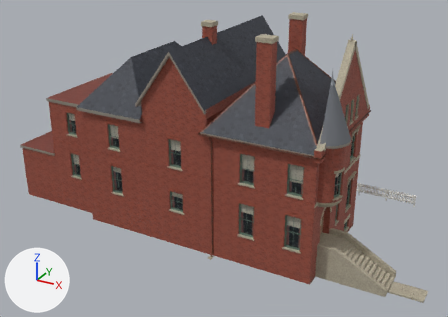
The glTF model chicago/4d/assets/gltf/high_house_2021_prairie__as_mapped_1904.glb as it was, and as the next commit left it.
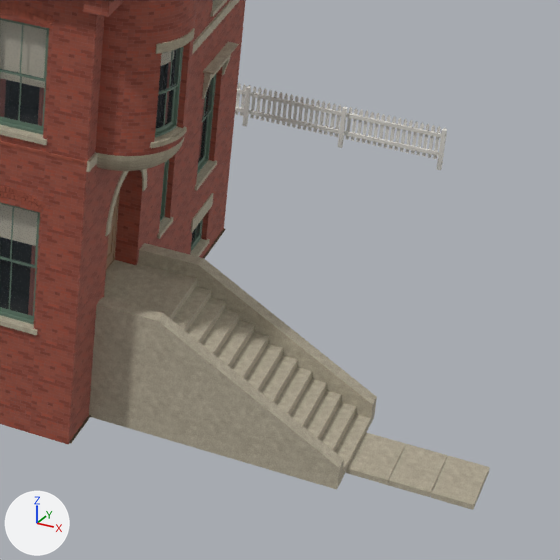
Each version is shown whole from a 50 mm lens placed at (19.5, -33.1, 24.3), pointed at (-1.8, 5.6, 5.0), then close up on the part from 65% to 100% of the width and 50% to 100% of the height. Arrows for +X, +Y and +Z are at lower left; the lights stay in place. The older version's two pictures come first. Vertices at exactly the same position are counted once.

The scene before the commit, as lines of its bpy script (objects in view):
```python
ob_high_house_2021_prairie__as_mapped_1904 = bpy.data.objects.new('high_house_2021_prairie__as_mapped_1904', me_high_house_2021_prairie__as_mapped_1904)
ob_high_house_2021_prairie__as_mapped_1904.location = (0.0, 0.0, 0.0)
```
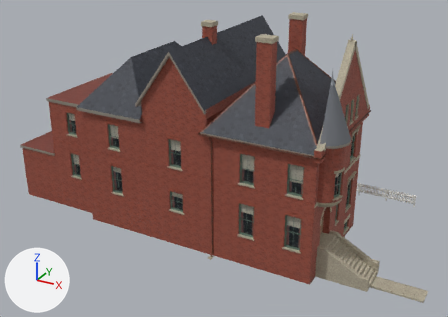
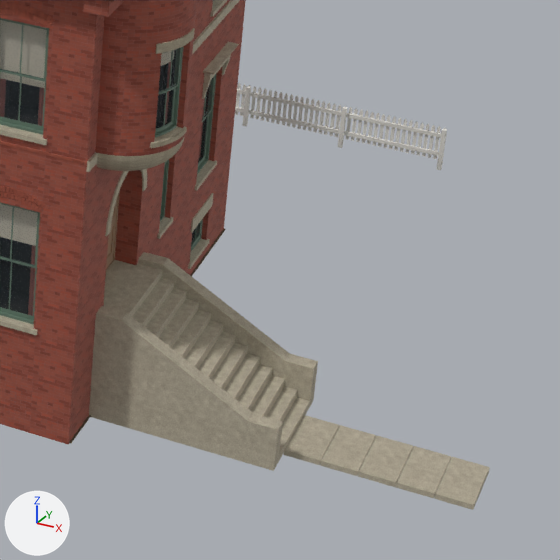
Location of each change, [x1, y1, x2, y2] in pixels of the close-ups (560 x 560 px; the box of a moved part takes in the faces that stretch with it):
```json
{"part": 1, "of": "me_high_house_2021_prairie__as_mapped_1904", "change": "added", "after": [284, 415, 340, 465]}
{"part": 2, "of": "me_high_house_2021_prairie__as_mapped_1904", "change": "moved or reshaped", "before": [89, 243, 447, 497], "after": [89, 252, 451, 498]}
```

Edits to the scene script, one JSON object a line:
```json
{"block": "me_high_house_2021_prairie__as_mapped_1904", "where": "# used by ob_high_house_2021_prairie__as_mapped_1904; location = (0.0, 0.0, 0.0)"}
{"op": "remove", "block": "me_high_house_2021_prairie__as_mapped_1904", "code": "me_high_house_2021_prairie__as_mapped_1904.from_pydata(...)  # 18024 vertices, 24577 faces; spans x -18.4..14.9, y -0.6..14.9, z -0.2..16.0"}
{"op": "add", "block": "me_high_house_2021_prairie__as_mapped_1904", "code": "me_high_house_2021_prairie__as_mapped_1904.from_pydata(...)  # 18114 vertices, 24705 faces; spans x -18.4..14.9, y -0.6..14.9, z -0.2..16.0"}
{"block": "me_high_house_2021_prairie__as_mapped_1904", "change": "me_high_house_2021_prairie__as_mapped_1904 part 1: the loose piece of 39 vertices spanning x 12.6..13.4, y 1.7..3.0, z -0.1..0.1 is copied, and the copy is moved by (-1.2, 0.0, 0.0); it spans x 11.4..12.1, y 1.7..3.0, z -0.1..0.1"}
{"block": "me_high_house_2021_prairie__as_mapped_1904", "change": "me_high_house_2021_prairie__as_mapped_1904 part 2: 82 vertices moved from x 7.8..14.1, y 1.0..3.7, z -0.1..2.5 to x 7.8..14.2, y 1.0..3.7, z -0.1..2.3; 71 vertices removed from x 7.8..14.1, y 1.0..3.7, z -0.1..2.5; 122 vertices added at x 7.8..14.2, y 1.0..3.7, z -0.1..2.3"}
{"block": "me_high_house_2021_prairie__as_mapped_1904", "change": "other edits to the shape of me_high_house_2021_prairie__as_mapped_1904 do not show in these pictures"}
```
